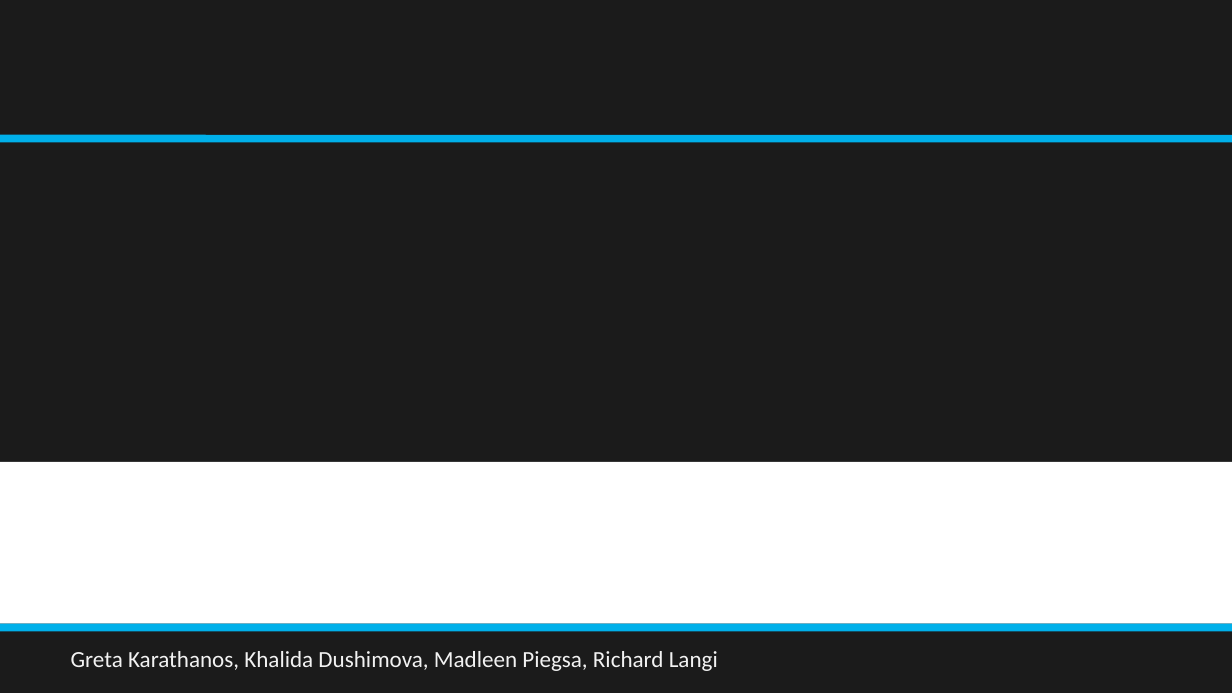
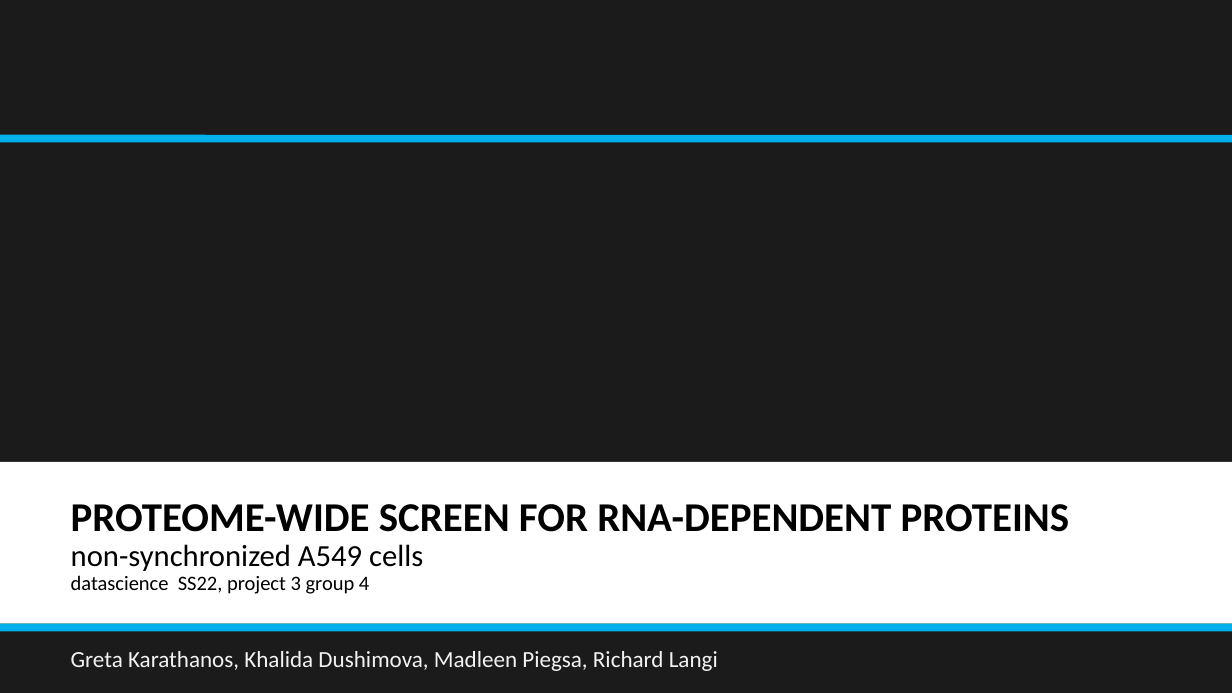
Before and after one commit to datascience-mobi-2022/2022-topic-03-team-04, a slide deck: slide 1 of final/Data Analysis Project SS22_Final Presentation_Topic 3_Team 4.pptx. Drawn at 1232x693 pixels with LibreOffice and Linux fonts; fonts in the diff are those of the drawing; background and template pictures are left out. Boxes give left, top, right and bottom in pixels: in the first picture for what was removed or moved away, otherwise in the second. Text is boxed around its words. In the diff, an @@ line names an element or a change of style, - is before the commit and + after.

```diff
--- a/final/Data Analysis Project SS22_Final Presentation_Topic 3_Team 4.pptx
+++ b/final/Data Analysis Project SS22_Final Presentation_Topic 3_Team 4.pptx
@@ text "PROTEOME-WIDE SCREEN FOR RNA-DEPENDENT PROTEINS ..." at (71, 504, 1070, 594): size 29.2 to 31.9 pt in "PROTEOME-WIDE SCREEN FOR RNA-DEPENDENT PROTEINS"; size 21.9 to 23.9 pt in "non-synchronized A549 cells"; size 14.6 to 15.9 pt in "datascience SS22, project 3 group 4"; text colour #FFFFFF to #000000 @@
```
Also in this commit, not shown: 14 other slides changed.
